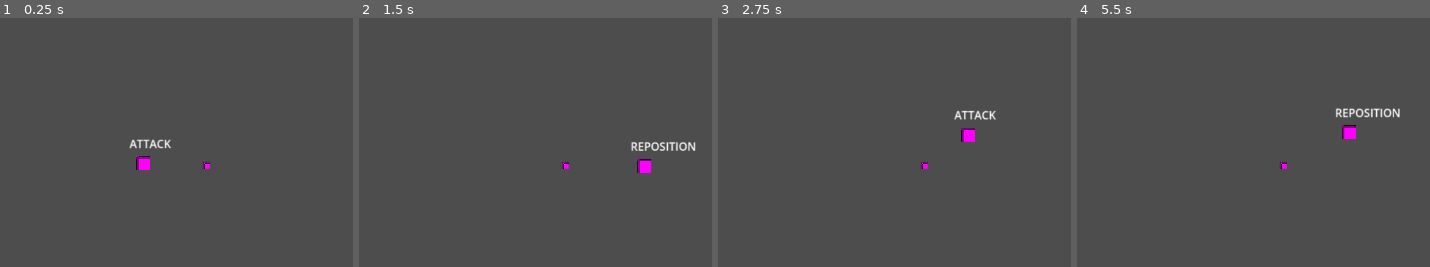
Above: before the commit, frames 1-4 (left to right).
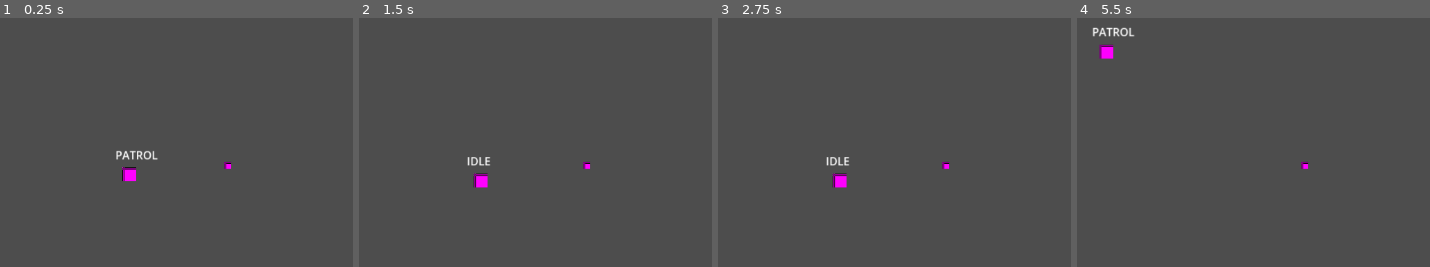
Above: after the commit, the same moments.

Repository: Pkb-Codes/zekome
Game: Godot game, scene res://scenes/dev_Bhavishya.tscn
Two runs of this game, one before a commit and one after it. Both use one fixed random seed, a clock stepped at 60 frames per second and the inputs below.
Inputs:
- Up to frame 1 (0.25 s): no input
- Up to frame 2 (1.5 s): no input
- Up to frame 3 (2.75 s): no input
- Up to frame 4 (5.5 s): tap Enter at 2.75 s

The runs differ from the first frame. In frame 1, 1.0% of the frame differs, in the area x 32-66%, y 48-66%; in frame 2, 1.2%; in frame 3, 1.0%; in frame 4, 1.3%, in the area x 4-92%, y 3-61%.

Commit message:
seperated wolf scene from sandbox
saved wolf as new scene

Diff:
--- a/scenes/Wolf.tscn
+++ b/scenes/Wolf.tscn
@@ -1,25 +1,23 @@
 [gd_scene format=3 uid="uid://dqe2g58xr7fek"]
 
-[ext_resource type="Script" uid="uid://dv8rrlbqud5jf" path="res://scripts/state.gd" id="1_jsxd1"]
+[ext_resource type="Script" uid="uid://dv8rrlbqud5jf" path="res://scripts/state.gd" id="1_xsq4n"]
 
-[sub_resource type="PlaceholderTexture2D" id="PlaceholderTexture2D_jsxd1"]
+[sub_resource type="PlaceholderTexture2D" id="PlaceholderTexture2D_yab6o"]
 size = Vector2(20, 20)
 
-[sub_resource type="CapsuleShape2D" id="CapsuleShape2D_wvoo0"]
+[sub_resource type="CapsuleShape2D" id="CapsuleShape2D_mlt7u"]
 
-[sub_resource type="CircleShape2D" id="CircleShape2D_77ind"]
+[sub_resource type="CircleShape2D" id="CircleShape2D_v25rj"]
 
-[node name="Wolf" type="Node2D" unique_id=1646330700]
-
-[node name="wolf" type="CharacterBody2D" parent="." unique_id=478985760]
+[node name="wolf" type="CharacterBody2D" unique_id=191618256]
 collision_layer = 2
-script = ExtResource("1_jsxd1")
+script = ExtResource("1_xsq4n")
 dash_duration = 0.4
 
-[node name="Sprite2D" type="Sprite2D" parent="wolf" unique_id=1284494524]
-texture = SubResource("PlaceholderTexture2D_jsxd1")
+[node name="Sprite2D" type="Sprite2D" parent="." unique_id=1748857047]
+texture = SubResource("PlaceholderTexture2D_yab6o")
 
-[node name="debug" type="Label" parent="wolf" unique_id=1790585218]
+[node name="debug" type="Label" parent="." unique_id=1984157557]
 offset_left = -20.0
 offset_top = -40.0
 offset_right = 15.0
@@ -28,15 +26,15 @@
 horizontal_alignment = 1
 metadata/_edit_use_anchors_ = true
 
-[node name="CollisionShape2D" type="CollisionShape2D" parent="wolf" unique_id=1984090201]
-shape = SubResource("CapsuleShape2D_wvoo0")
+[node name="CollisionShape2D" type="CollisionShape2D" parent="." unique_id=1703260173]
+shape = SubResource("CapsuleShape2D_mlt7u")
 
-[node name="playerDetection" type="Area2D" parent="wolf" unique_id=1529585965]
+[node name="playerDetection" type="Area2D" parent="." unique_id=44469218]
 collision_mask = 5
 
-[node name="CollisionShape2D" type="CollisionShape2D" parent="wolf/playerDetection" unique_id=356330703]
+[node name="CollisionShape2D" type="CollisionShape2D" parent="playerDetection" unique_id=1558122046]
 scale = Vector2(10, 10)
-shape = SubResource("CircleShape2D_77ind")
+shape = SubResource("CircleShape2D_v25rj")
 
-[connection signal="body_entered" from="wolf/playerDetection" to="wolf" method="_on_area_2d_body_entered"]
-[connection signal="body_exited" from="wolf/playerDetection" to="wolf" method="_on_area_2d_body_exited"]
+[connection signal="body_entered" from="playerDetection" to="." method="_on_area_2d_body_entered"]
+[connection signal="body_exited" from="playerDetection" to="." method="_on_area_2d_body_exited"]
--- a/scenes/dev_Bhavishya.tscn
+++ b/scenes/dev_Bhavishya.tscn
@@ -1,13 +1,6 @@
 [gd_scene format=3 uid="uid://bgpdbh7x1l3eg"]
 
-[ext_resource type="Script" uid="uid://dv8rrlbqud5jf" path="res://scripts/state.gd" id="1_mlt7u"]
-
-[sub_resource type="PlaceholderTexture2D" id="PlaceholderTexture2D_yab6o"]
-size = Vector2(20, 20)
-
-[sub_resource type="CapsuleShape2D" id="CapsuleShape2D_mlt7u"]
-
-[sub_resource type="CircleShape2D" id="CircleShape2D_v25rj"]
+[ext_resource type="PackedScene" uid="uid://dqe2g58xr7fek" path="res://scenes/wolf.tscn" id="1_mlt7u"]
 
 [sub_resource type="PlaceholderTexture2D" id="PlaceholderTexture2D_v25rj"]
 size = Vector2(10, 10)
@@ -16,35 +9,10 @@
 
 [node name="DevBhavishya" type="Node2D" unique_id=1889251947]
 
-[node name="wolf" type="CharacterBody2D" parent="." unique_id=49764838]
-collision_layer = 2
-script = ExtResource("1_mlt7u")
-dash_duration = 0.4
-
-[node name="Sprite2D" type="Sprite2D" parent="wolf" unique_id=28858709]
-texture = SubResource("PlaceholderTexture2D_yab6o")
-
-[node name="debug" type="Label" parent="wolf" unique_id=1298027836]
-offset_left = -20.0
-offset_top = -40.0
-offset_right = 15.0
-offset_bottom = -17.0
-text = "IDLE"
-horizontal_alignment = 1
-metadata/_edit_use_anchors_ = true
-
-[node name="CollisionShape2D" type="CollisionShape2D" parent="wolf" unique_id=771316341]
-shape = SubResource("CapsuleShape2D_mlt7u")
-
-[node name="playerDetection" type="Area2D" parent="wolf" unique_id=1822363687]
-collision_mask = 5
-
-[node name="CollisionShape2D" type="CollisionShape2D" parent="wolf/playerDetection" unique_id=1109869516]
-scale = Vector2(10, 10)
-shape = SubResource("CircleShape2D_v25rj")
+[node name="wolf" parent="." unique_id=191618256 instance=ExtResource("1_mlt7u")]
 
 [node name="Player" type="CharacterBody2D" parent="." unique_id=895898006 groups=["player"]]
-position = Vector2(88.975, 4)
+position = Vector2(119.575, 4)
 collision_layer = 4
 
 [node name="Sprite2D" type="Sprite2D" parent="Player" unique_id=1769820827]
@@ -54,6 +22,3 @@
 shape = SubResource("CapsuleShape2D_jl53w")
 
 [node name="Camera2D" type="Camera2D" parent="." unique_id=101100912]
-
-[connection signal="body_entered" from="wolf/playerDetection" to="wolf" method="_on_area_2d_body_entered"]
-[connection signal="body_exited" from="wolf/playerDetection" to="wolf" method="_on_area_2d_body_exited"]
--- a/scripts/state.gd
+++ b/scripts/state.gd
@@ -9,7 +9,7 @@
 # Movement and patrol settings
 @export var speed = 120
 @export var patrol_radius = 200
-@export var player_detection_radius = 100 # Should match detection area scale
+@export var player_detection_radius = 200 # Should match detection area scale
 # Debug label to display current state
 @onready var debug: Label = $debug
 
